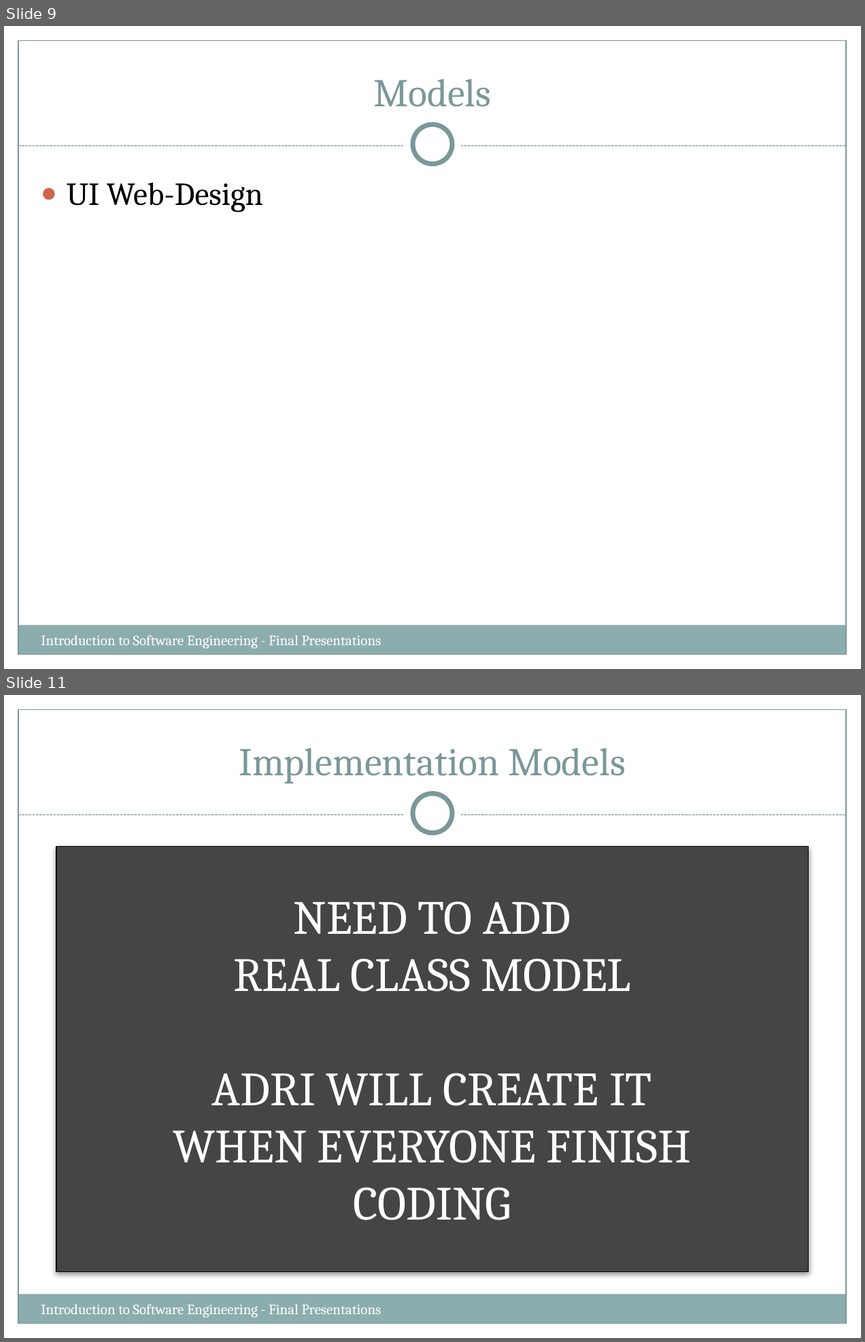
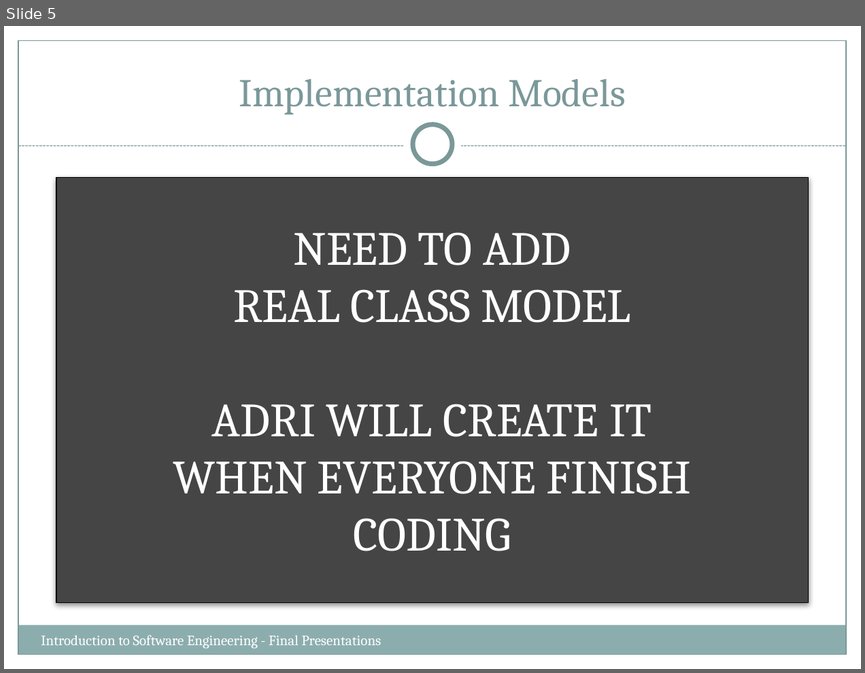
Before and after one commit to Sang712UMA/PetsApp, a slide deck: Presentation/AdrianSlides_WORKINPROGRESS.pptx. Shown one above the other, each under a label of ours: slides 9 and 11 before the commit, slide 5 after it; the slides between them are not shown. The pictures are 865x1342 and 865x673 pixels, drawn with LibreOffice and Linux fonts; fonts in the diff are those of the drawing. Boxes give left, top, right and bottom in pixels: in the first picture for what was removed or moved away, otherwise in the second. Text is boxed around its words. In the diff, an @@ line names an element or a change of style, - is before the commit and + after.

Commit message:
UI Design added
UI Design added
Work left to do: Add final Implementation model, waiting for the team to finish the coding part

```diff
--- a/Presentation/AdrianSlides_WORKINPROGRESS.pptx
+++ b/Presentation/AdrianSlides_WORKINPROGRESS.pptx
@@ slide 9 removed at <box>4,26,861,669</box>, background #FFFFFF; not listed: 8 template elements that a slide beside it also shows @@
@@ title removed at <box>373,79,491,107</box> @@
-Models
@@ text removed at <box>67,182,263,212</box> @@
-● UI Web-Design
@@ text removed at <box>41,635,381,648</box> @@
-Introduction to Software Engineering - Final Presentations
@@ what was slide 11 is now slide 5 @@
```
Also in this commit, not shown: 1 slide changed, 5 other slides removed, 12 other files.
